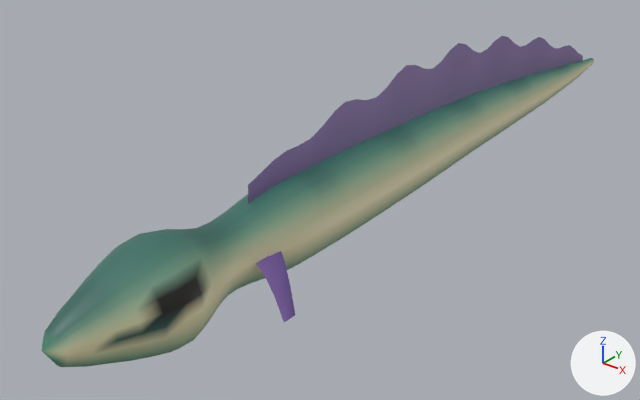
An edit to the glTF model public/assets/models/creature-serpent.glb, drawn before and after from the same camera.
Rendered twice from a camera (50 mm lens) standing at (0.508, -0.832, 0.397) and looking at (-0.063, -0.118, -0.046). Arrows for +X, +Y and +Z are at lower right; the lights stay in place. The older version comes first.

The first picture shows 'creature-serpent'.
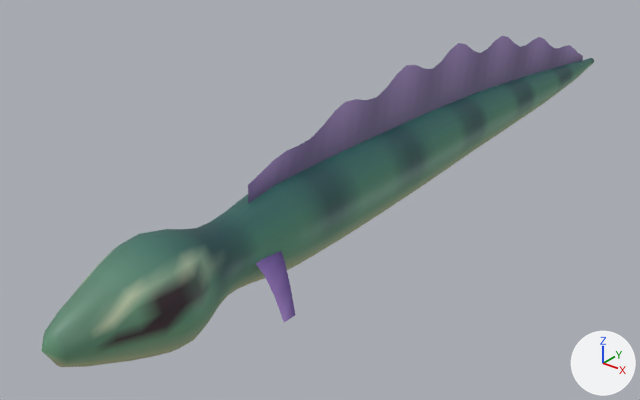
What differs and where, as boxes (x1, y1, x2, y2) in the pictures (640 x 400 px):
part 1 of me_creature_serpent, recoloured
    both: (42, 36, 594, 367)

Edits to the bpy script that builds the scene:
```text
Change me_creature_serpent:
    where me_creature_serpent.from_pydata(...)  # 1446 vertices, 2782 faces; spans x -0.084..0.084, y -0.532..0.49, z -0.052..0.109
    used by ob_creature_serpent; location = (0.0, 0.0, 0.0)
    me_creature_serpent part 1: 2782 faces centred in x -0.078..0.078, y -0.524..0.483, z -0.051..0.085 are repainted in the vertex colours, in many colours
```
